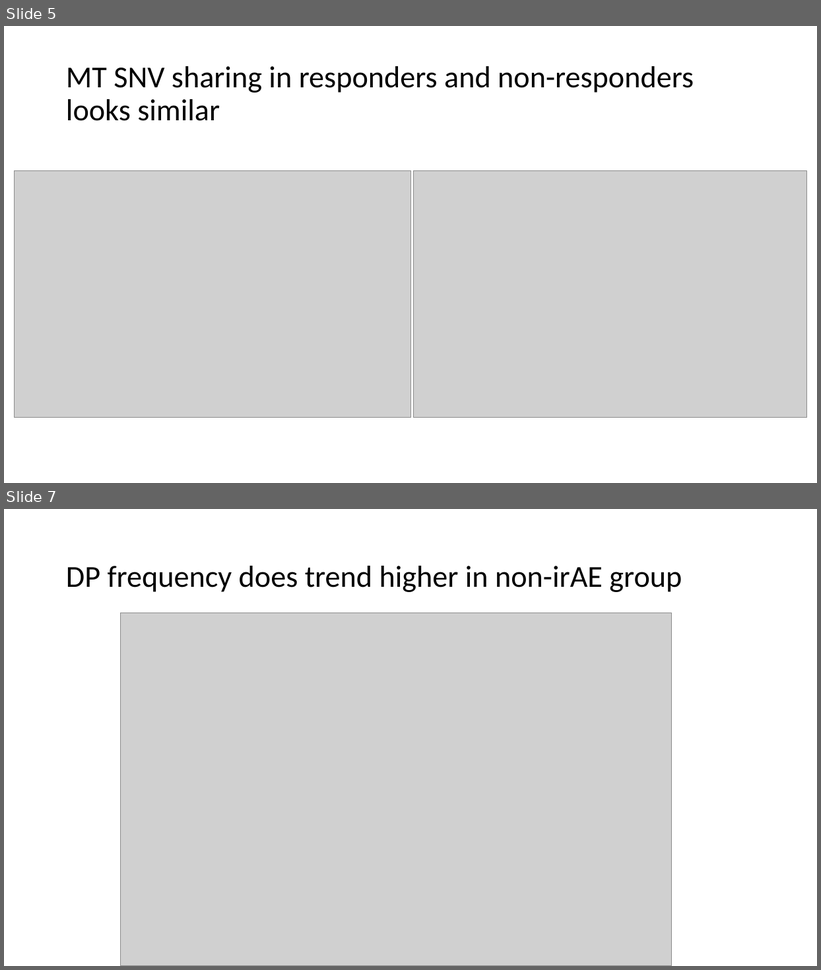
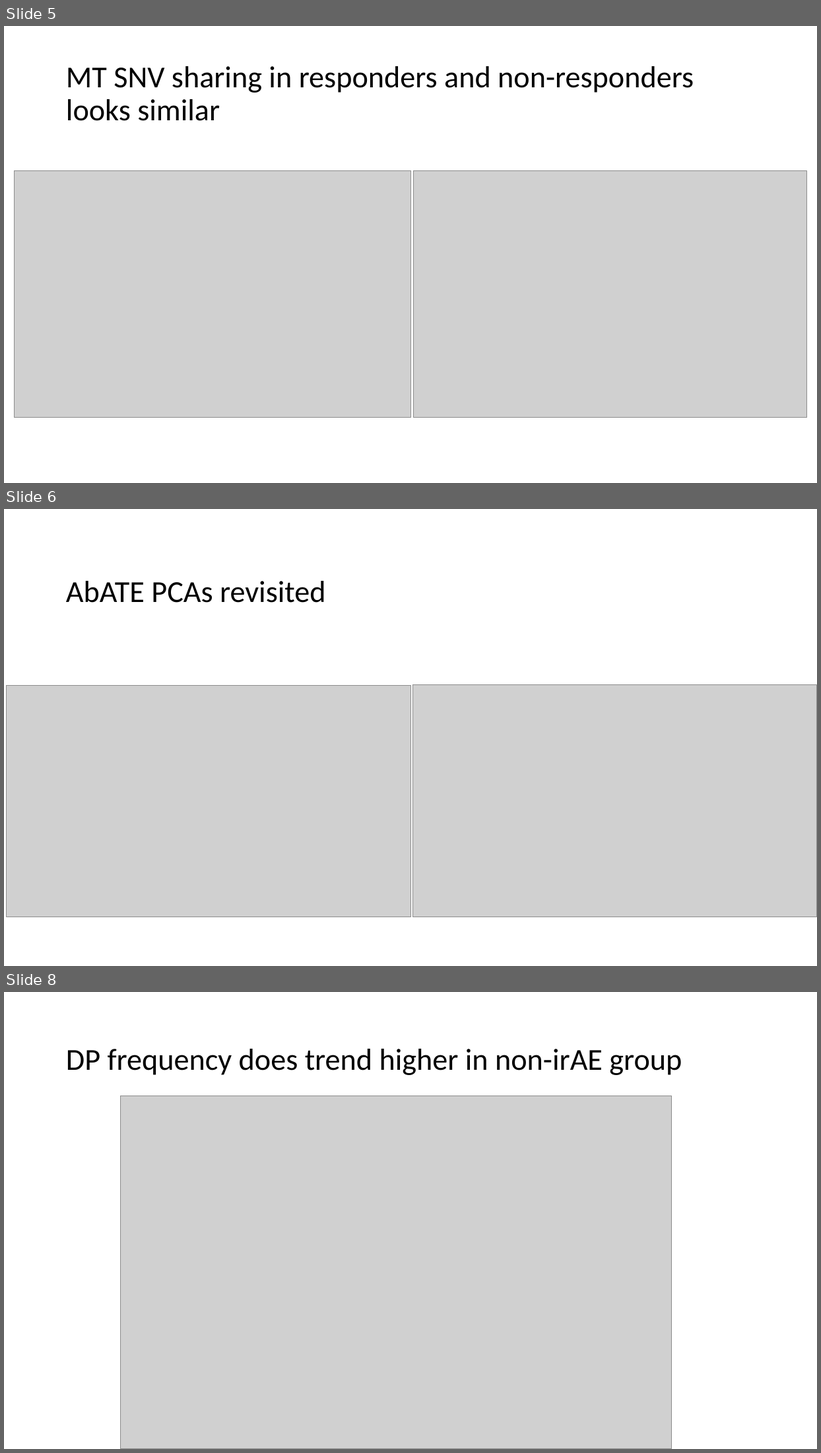
Before and after one commit to tybottorff/bottorffdocs, a slide deck: presentations/weekly_meetings/2024_11_7.pptx. Shown one above the other, each under a label of ours: slides 5 and 7 before the commit, slides 5, 6 and 8 after it; the slides between them are not shown. The pictures are 821x970 and 821x1453 pixels, drawn with LibreOffice and Linux fonts; fonts in the diff are those of the drawing; grey boxes stand for pictures. Boxes give left, top, right and bottom in pixels: in the first picture for what was removed or moved away, otherwise in the second. Text is boxed around its words. In the diff, an @@ line names an element or a change of style, - is before the commit and + after.

```diff
--- a/presentations/weekly_meetings/2024_11_7.pptx
+++ b/presentations/weekly_meetings/2024_11_7.pptx
@@ slide 6 added at (4,509,817,966), background #FFFFFF @@
@@ title added at (66,581,325,603), 36 pt, text #000000 @@
+AbATE PCAs revisited
@@ picture added at (7,686,411,917) @@
@@ picture added at (413,685,817,917) @@
@@ what was slide 7 is now slide 8 @@
```
Also in this commit, not shown: 5 slides changed, 1 other slide added.
